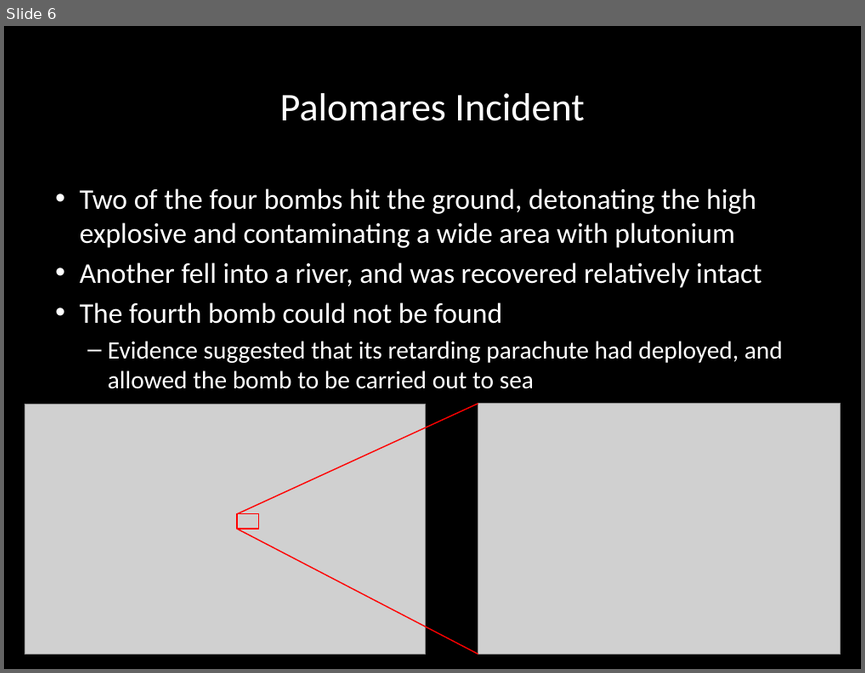
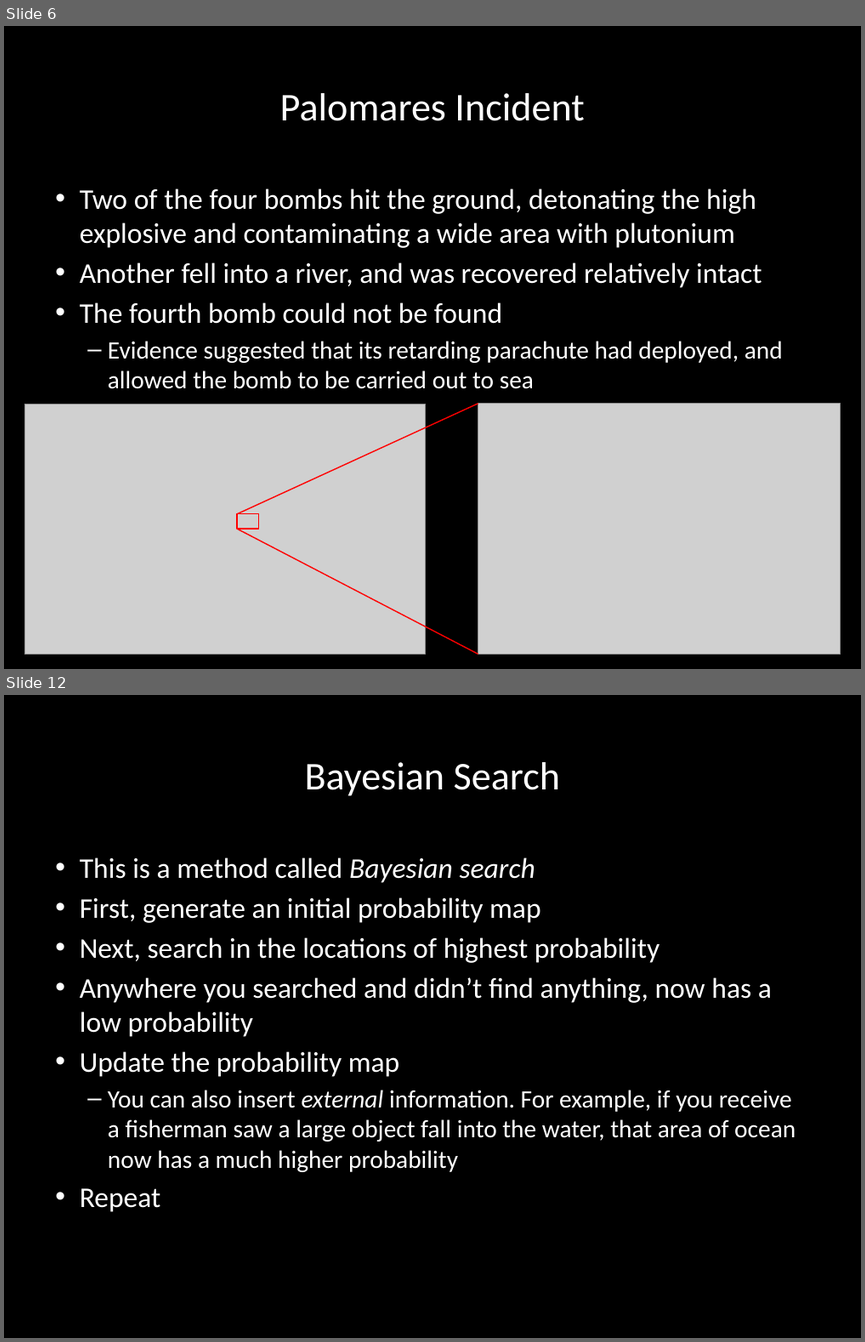
Before and after one commit to carlosgj/FRC-Training, a slide deck: Bayes.pptx. Shown one above the other, each under a label of ours: slide 6 before the commit, slides 6 and 12 after it; the slides between them are not shown. The pictures are 865x673 and 865x1342 pixels, drawn with LibreOffice and Linux fonts; fonts in the diff are those of the drawing; grey boxes stand for pictures; background and template pictures are left out. Boxes give left, top, right and bottom in pixels: in the first picture for what was removed or moved away, otherwise in the second. Text is boxed around its words. In the diff, an @@ line names an element or a change of style, - is before the commit and + after.

Commit message:
Bayes work

```diff
--- a/Bayes.pptx
+++ b/Bayes.pptx
@@ slide 12 added at bbox=[4, 695, 861, 1338], background #000000 @@
@@ title added at bbox=[305, 762, 560, 796], 33 pt, text #FFFFFF @@
+Bayesian Search
@@ text added at bbox=[80, 857, 795, 1212], 24 pt, text #FFFFFF @@
+• This is a method called Bayesian search
+• First, generate an initial probability map
+• Next, search in the locations of highest probability
+• Anywhere you searched and didn’t find anything, now has a low probability
+• Update the probability map
+  – You can also insert external information. For example, if you receive a fisherman saw a large object fall into the water, that area of ocean now has a much higher probability
+• Repeat
```
Also in this commit, not shown: 2 slides changed, 3 other slides added.
